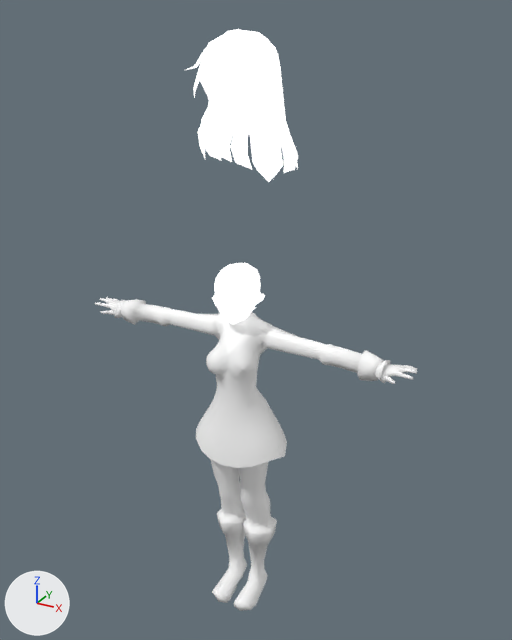
What one commit did to the Blender file Source Assets/Characters/Asante/Asante_Mesh.blend.
The view is the same before and after, from a 50 mm lens placed at (8.5, -14.56, 16.34), pointed at (0.08, 0.75, 8.69). Every picture has the same lights, and +X, +Y and +Z are marked at lower left.

Objects in the first picture: 'BLW_ANG'.
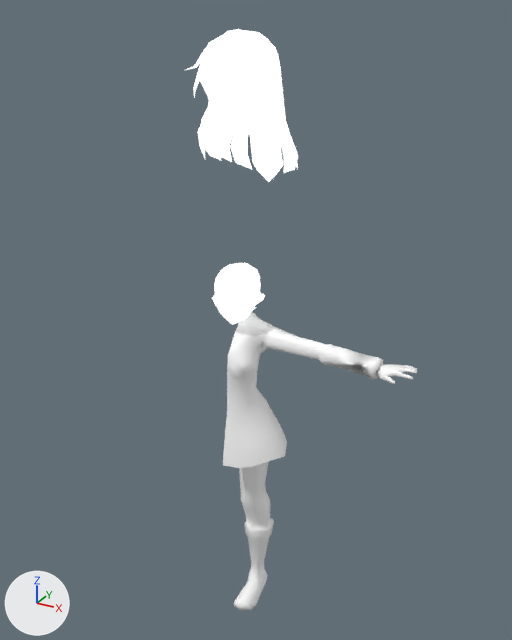
Changed parts and their boxes (x1, y1, x2, y2) in the pictures (512 x 640 px; the box of a moved part takes in the faces that stretch with it):
'BLW_ANG', reshaped (28% narrower): before (95, 29, 417, 611); after (186, 29, 417, 611)
part 1 of me_mesh_015, cut back: before (95, 285, 277, 603); after (215, 298, 274, 544)
part 2 of me_mesh_015, moved or reshaped: before (357, 350, 390, 383); after (334, 347, 387, 379)

What changed in the scene script:
```text
Change me_mesh_015:
    used by ob_blw_ang; location = (-9.65, -1.31, 0.0); rotation_euler = (-1.571, -1.571, 0.0), in degrees (-90, -90, 0)
    remove me_mesh_015.from_pydata(...)  # 2580 vertices, 2415 faces; spans x -0.2..15.9, y 4.9..14.4, z 0.3..2.9
    add me_mesh_015.from_pydata(...)  # 2013 vertices, 1851 faces; spans x -0.2..15.9, y 8.3..14.4, z 0.3..2.9
    me_mesh_015 part 1: 31 vertices moved from x 1.8..9.6, y 9.1..10.6, z 0.7..2.1 to x 1.9..9.6, y 9.1..10.5, z 0.7..2.0; 576 vertices removed from x -0.2..10.0, y 4.9..10.2, z 0.4..2.3; 9 vertices added at x 7.8..8.0, y 10.0..10.2, z 0.6..0.8
    me_mesh_015 part 2: 15 vertices moved from x 8.2..8.7, y 13.4..13.7, z 1.1..1.8 to x 8.2..8.6, y 13.4..13.6, z 1.1..1.6; 14 vertices removed from x 8.1..8.8, y 13.0..13.7, z 1.1..1.8; 14 vertices added at x 8.2..8.7, y 13.0..13.6, z 1.2..1.7
```
